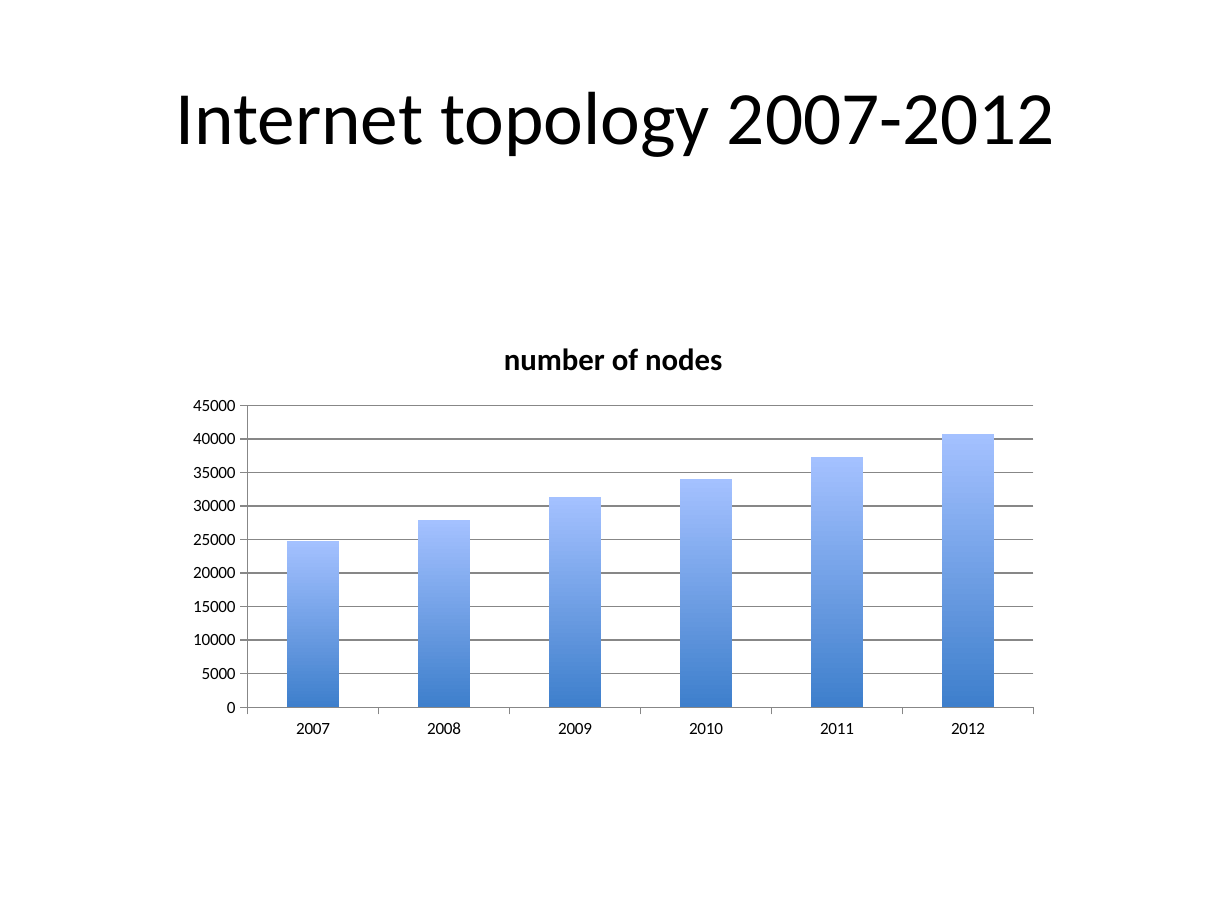
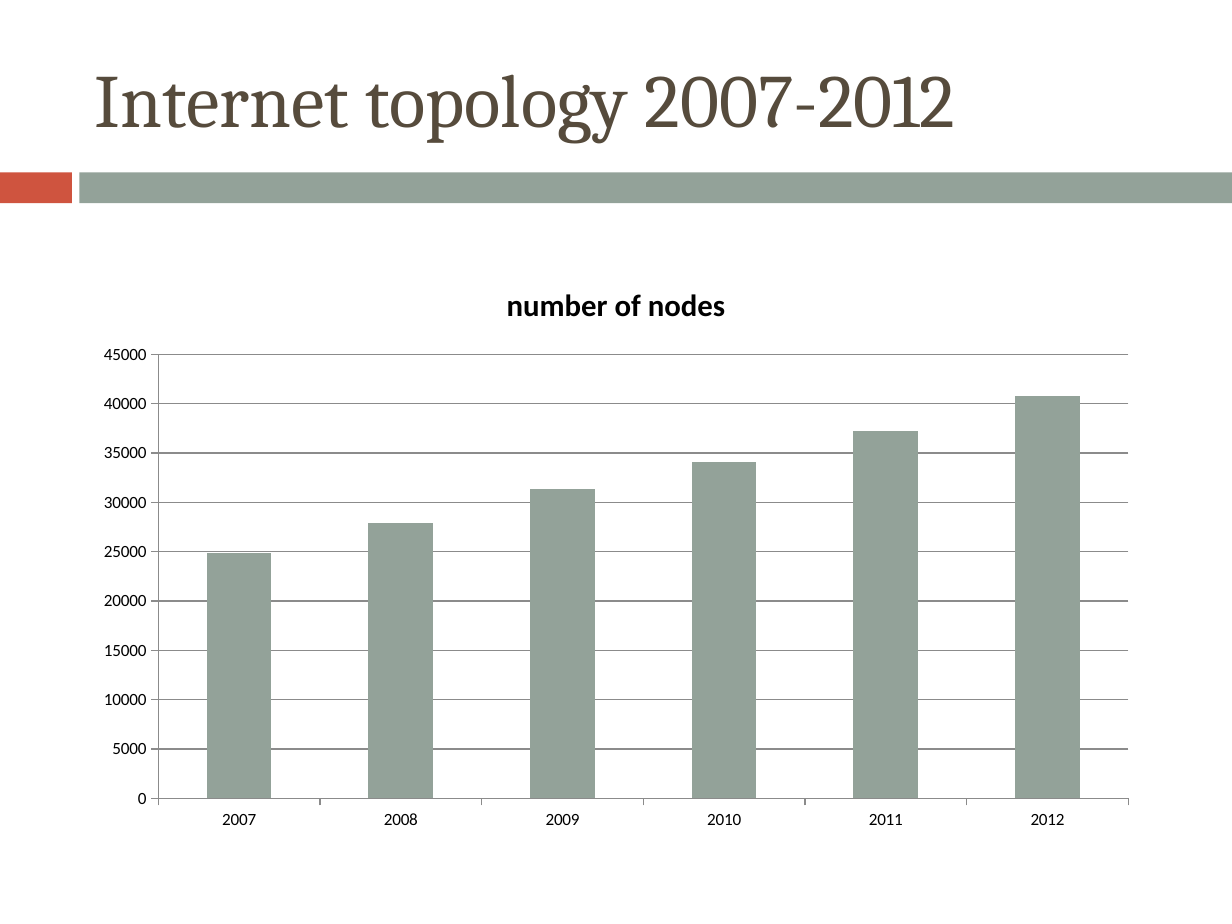
Before and after one commit to morellid/k-dense, a slide deck: slide 8 of presentation/kcore-kdense.pptx. Drawn at 1232x924 pixels with LibreOffice and Linux fonts; fonts in the diff are those of the drawing. Boxes give left, top, right and bottom in pixels: in the first picture for what was removed or moved away, otherwise in the second. Text is boxed around its words. In the diff, an @@ line names an element or a change of style, - is before the commit and + after.

```diff
--- a/presentation/kcore-kdense.pptx
+++ b/presentation/kcore-kdense.pptx
@@ title "Internet topology 2007-2012": place and size @@
-title "Internet topology 2007-2012" at [176,91,1055,157]
+title "Internet topology 2007-2012" at [95,74,956,144]
@@ title "Internet topology 2007-2012" at [95,74,956,144]: font Calibri to Cambria, text colour #000000 to #564B3C; alignment centre to left @@
@@ rectangle added at [0,172,71,203], fill #CF543F @@
@@ rectangle added at [80,172,1232,203], fill #93A299 @@
@@ column chart at [83,259,1149,840] @@
@@ colour of Series 1 #4F81BD to #93A299 @@
@@ column chart: place and size @@
-column chart at [176,317,1051,748]
+column chart at [83,259,1149,840]
```
Also in this commit, not shown: 12 other slides changed, 1 slide added, 1 slide removed.
